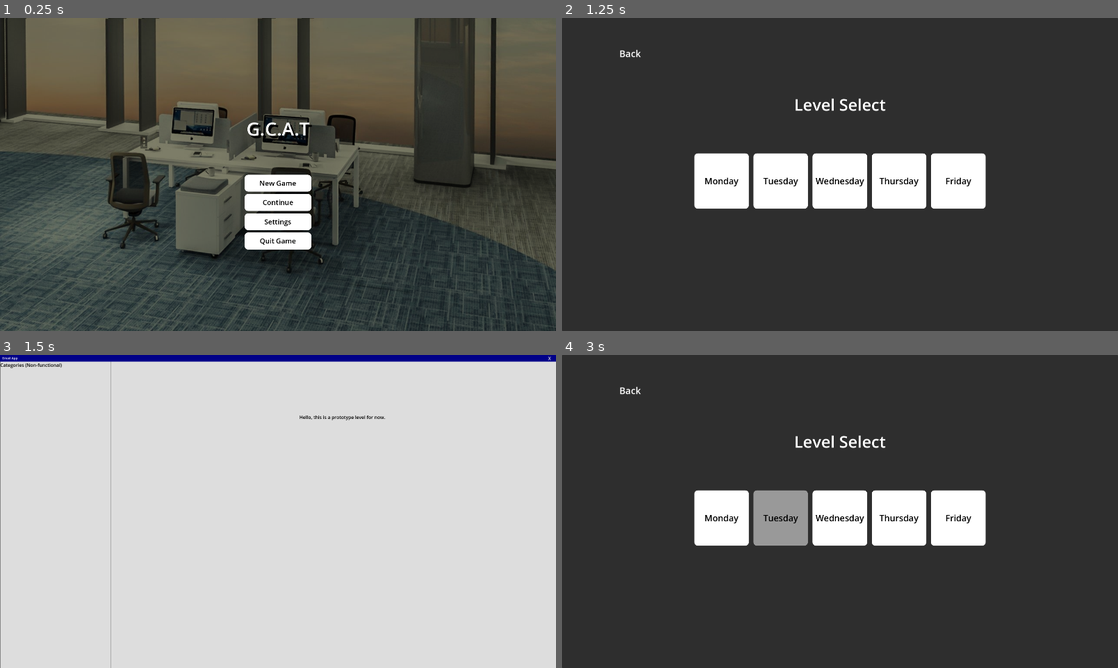
Above: before the commit, frames 1-4 (two rows, left to right).
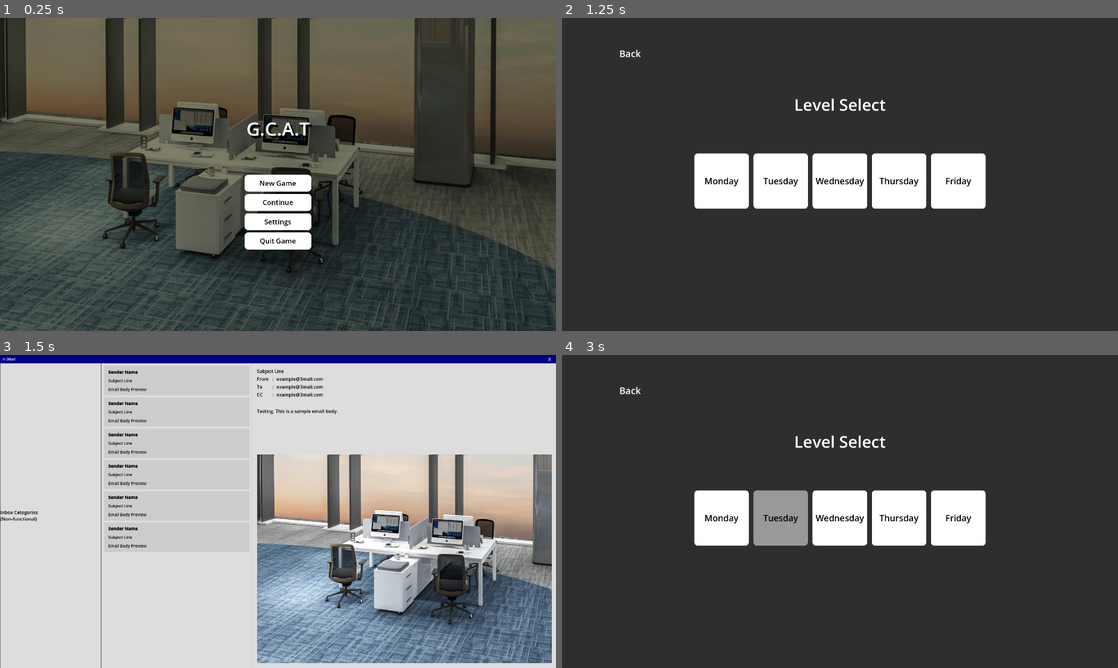
Above: after the commit, the same moments.

Repository: Wong-Kai-Lun/gamified-cybersecurity-awareness-training
Game: Godot game, scene res://main_menu/main_menu.tscn
Two runs of this game, one before a commit and one after it. Both use one fixed random seed, a clock stepped at 60 frames per second and the inputs below.
Inputs:
- Up to frame 1 (0.25 s): no input
- Up to frame 2 (1.25 s): click "New Game" at 0.5 s
- Up to frame 3 (1.5 s): click "Monday" at 1.25 s
- Up to frame 4 (3 s): click "X" at 2 s; click "Tuesday" at 2.75 s

Frames 1-2 are identical in both runs. In frame 3, 34% of the frame differs, in the area x 0-100%, y 0-100%; in frame 4, nothing differs.

Commit message:
Game Scene Progress
- IncomingEmailContainer can now properly house incoming emails.
- Added Email Body Components

Diff:
--- a/godot/game_scene/email_client.tscn
+++ b/godot/game_scene/email_client.tscn
@@ -1,6 +1,7 @@
-[gd_scene load_steps=9 format=3 uid="uid://bbgflyqj2urou"]
+[gd_scene load_steps=11 format=3 uid="uid://bbgflyqj2urou"]
 
 [ext_resource type="Script" path="res://game_scene/email_client.gd" id="1_smk6c"]
+[ext_resource type="PackedScene" uid="uid://teyfqe5jhxwj" path="res://game_scene/incoming_email.tscn" id="2_w5208"]
 
 [sub_resource type="StyleBoxFlat" id="StyleBoxFlat_ld5jx"]
 bg_color = Color(0, 0, 0.533333, 1)
@@ -21,8 +22,12 @@
 [sub_resource type="StyleBoxFlat" id="StyleBoxFlat_hvtvm"]
 bg_color = Color(0.866667, 0.866667, 0.866667, 1)
 border_width_left = 1
-border_width_right = 1
 border_color = Color(0.2, 0.2, 0.2, 1)
+
+[sub_resource type="StyleBoxFlat" id="StyleBoxFlat_matxl"]
+bg_color = Color(0.866667, 0.866667, 0.866667, 1)
+border_width_left = 1
+border_color = Color(0, 0, 0, 1)
 
 [node name="EmailClient" type="Control"]
 layout_mode = 3
@@ -53,13 +58,13 @@
 layout_mode = 2
 size_flags_horizontal = 3
 theme_override_constants/margin_left = 8
-theme_override_constants/margin_top = 2
-theme_override_constants/margin_bottom = 2
+theme_override_constants/margin_top = 6
+theme_override_constants/margin_bottom = 6
 
 [node name="WindowTitle" type="Label" parent="ProgramVBox/TitleBar/HBoxContainer/MarginContainer"]
 layout_mode = 2
-theme_override_font_sizes/font_size = 11
-text = "Email App
+theme_override_font_sizes/font_size = 12
+text = "✉ 3Mail
 "
 
 [node name="Close" type="Button" parent="ProgramVBox/TitleBar/HBoxContainer"]
@@ -73,63 +78,190 @@
 text = "    X    "
 icon_alignment = 1
 
-[node name="EmailClientBG" type="PanelContainer" parent="ProgramVBox"]
+[node name="EmailClientPanelContainer" type="PanelContainer" parent="ProgramVBox"]
 layout_mode = 2
 size_flags_vertical = 3
 theme_override_styles/panel = SubResource("StyleBoxFlat_a6kie")
 
-[node name="HBoxContainer" type="HBoxContainer" parent="ProgramVBox/EmailClientBG"]
+[node name="HBoxContainer" type="HBoxContainer" parent="ProgramVBox/EmailClientPanelContainer"]
 layout_mode = 2
 theme_override_constants/separation = -1
 
-[node name="Categories" type="PanelContainer" parent="ProgramVBox/EmailClientBG/HBoxContainer"]
+[node name="Categories" type="PanelContainer" parent="ProgramVBox/EmailClientPanelContainer/HBoxContainer"]
+layout_mode = 2
+size_flags_horizontal = 3
+theme_override_styles/panel = SubResource("StyleBoxFlat_hvtvm")
+
+[node name="CategoriesContainer" type="VBoxContainer" parent="ProgramVBox/EmailClientPanelContainer/HBoxContainer/Categories"]
+layout_mode = 2
+size_flags_horizontal = 3
+
+[node name="RichTextLabel2" type="RichTextLabel" parent="ProgramVBox/EmailClientPanelContainer/HBoxContainer/Categories"]
+layout_mode = 2
+size_flags_vertical = 4
+focus_mode = 2
+theme_override_colors/default_color = Color(0, 0, 0, 1)
+text = "Inbox Categories
+(Non-functional)"
+fit_content = true
+selection_enabled = true
+drag_and_drop_selection_enabled = false
+
+[node name="IncomingEmail" type="PanelContainer" parent="ProgramVBox/EmailClientPanelContainer/HBoxContainer"]
 layout_mode = 2
 size_flags_horizontal = 3
 size_flags_stretch_ratio = 1.5
 theme_override_styles/panel = SubResource("StyleBoxFlat_hvtvm")
 
-[node name="CategoriesContainer" type="VBoxContainer" parent="ProgramVBox/EmailClientBG/HBoxContainer/Categories"]
-layout_mode = 2
-size_flags_horizontal = 3
-
-[node name="RichTextLabel2" type="RichTextLabel" parent="ProgramVBox/EmailClientBG/HBoxContainer/Categories"]
-layout_mode = 2
-focus_mode = 2
-theme_override_colors/default_color = Color(0, 0, 0, 1)
-text = "Categories (Non-functional)"
-selection_enabled = true
-drag_and_drop_selection_enabled = false
-
-[node name="IncomingEmail" type="PanelContainer" parent="ProgramVBox/EmailClientBG/HBoxContainer"]
-layout_mode = 2
-size_flags_horizontal = 3
-size_flags_stretch_ratio = 2.0
-theme_override_styles/panel = SubResource("StyleBoxFlat_hvtvm")
-
-[node name="IncomingEmailContainer" type="VBoxContainer" parent="ProgramVBox/EmailClientBG/HBoxContainer/IncomingEmail"]
-layout_mode = 2
-size_flags_horizontal = 3
-
-[node name="EmailBody" type="Control" parent="ProgramVBox/EmailClientBG/HBoxContainer"]
-layout_mode = 2
-size_flags_horizontal = 3
-size_flags_stretch_ratio = 4.0
-
-[node name="RichTextLabel" type="RichTextLabel" parent="ProgramVBox/EmailClientBG/HBoxContainer/EmailBody"]
-layout_mode = 1
-anchors_preset = 15
-anchor_right = 1.0
-anchor_bottom = 1.0
-offset_left = 140.0
-offset_top = 180.0
-offset_right = -149.0
-offset_bottom = -172.0
-grow_horizontal = 2
-grow_vertical = 2
-focus_mode = 2
-theme_override_colors/default_color = Color(0, 0, 0, 1)
-text = "Hello, this is a prototype level for now."
-selection_enabled = true
-drag_and_drop_selection_enabled = false
+[node name="ScrollContainer" type="ScrollContainer" parent="ProgramVBox/EmailClientPanelContainer/HBoxContainer/IncomingEmail"]
+layout_mode = 2
+
+[node name="MarginContainer" type="MarginContainer" parent="ProgramVBox/EmailClientPanelContainer/HBoxContainer/IncomingEmail/ScrollContainer"]
+layout_mode = 2
+size_flags_horizontal = 3
+size_flags_vertical = 3
+theme_override_constants/margin_left = 10
+theme_override_constants/margin_top = 10
+theme_override_constants/margin_right = 10
+theme_override_constants/margin_bottom = 10
+
+[node name="IncomingEmailVBox" type="VBoxContainer" parent="ProgramVBox/EmailClientPanelContainer/HBoxContainer/IncomingEmail/ScrollContainer/MarginContainer"]
+layout_mode = 2
+size_flags_horizontal = 3
+theme_override_constants/separation = 8
+
+[node name="IncomingEmail" parent="ProgramVBox/EmailClientPanelContainer/HBoxContainer/IncomingEmail/ScrollContainer/MarginContainer/IncomingEmailVBox" instance=ExtResource("2_w5208")]
+layout_mode = 2
+
+[node name="IncomingEmail2" parent="ProgramVBox/EmailClientPanelContainer/HBoxContainer/IncomingEmail/ScrollContainer/MarginContainer/IncomingEmailVBox" instance=ExtResource("2_w5208")]
+layout_mode = 2
+
+[node name="IncomingEmail3" parent="ProgramVBox/EmailClientPanelContainer/HBoxContainer/IncomingEmail/ScrollContainer/MarginContainer/IncomingEmailVBox" instance=ExtResource("2_w5208")]
+layout_mode = 2
+
+[node name="IncomingEmail4" parent="ProgramVBox/EmailClientPanelContainer/HBoxContainer/IncomingEmail/ScrollContainer/MarginContainer/IncomingEmailVBox" instance=ExtResource("2_w5208")]
+layout_mode = 2
+
+[node name="IncomingEmail5" parent="ProgramVBox/EmailClientPanelContainer/HBoxContainer/IncomingEmail/ScrollContainer/MarginContainer/IncomingEmailVBox" instance=ExtResource("2_w5208")]
+layout_mode = 2
+
+[node name="IncomingEmail6" parent="ProgramVBox/EmailClientPanelContainer/HBoxContainer/IncomingEmail/ScrollContainer/MarginContainer/IncomingEmailVBox" instance=ExtResource("2_w5208")]
+layout_mode = 2
+
+[node name="EmailBody" type="PanelContainer" parent="ProgramVBox/EmailClientPanelContainer/HBoxContainer"]
+layout_mode = 2
+size_flags_horizontal = 3
+size_flags_stretch_ratio = 3.0
+theme_override_styles/panel = SubResource("StyleBoxFlat_matxl")
+
+[node name="MarginContainer" type="MarginContainer" parent="ProgramVBox/EmailClientPanelContainer/HBoxContainer/EmailBody"]
+layout_mode = 2
+theme_override_constants/margin_left = 15
+theme_override_constants/margin_top = 15
+theme_override_constants/margin_right = 15
+theme_override_constants/margin_bottom = 15
+
+[node name="VBoxContainer" type="VBoxContainer" parent="ProgramVBox/EmailClientPanelContainer/HBoxContainer/EmailBody/MarginContainer"]
+layout_mode = 2
+
+[node name="SubjectRTL" type="RichTextLabel" parent="ProgramVBox/EmailClientPanelContainer/HBoxContainer/EmailBody/MarginContainer/VBoxContainer"]
+layout_mode = 2
+theme_override_colors/default_color = Color(0, 0, 0, 1)
+text = "Subject Line"
+fit_content = true
+
+[node name="FromSection" type="HBoxContainer" parent="ProgramVBox/EmailClientPanelContainer/HBoxContainer/EmailBody/MarginContainer/VBoxContainer"]
+layout_mode = 2
+
+[node name="FromLbl" type="Label" parent="ProgramVBox/EmailClientPanelContainer/HBoxContainer/EmailBody/MarginContainer/VBoxContainer/FromSection"]
+custom_minimum_size = Vector2(45, 0)
+layout_mode = 2
+theme_override_colors/font_color = Color(0, 0, 0, 1)
+text = "From"
+
+[node name="ColonLbl" type="Label" parent="ProgramVBox/EmailClientPanelContainer/HBoxContainer/EmailBody/MarginContainer/VBoxContainer/FromSection"]
+custom_minimum_size = Vector2(15, 0)
+layout_mode = 2
+theme_override_colors/font_color = Color(0, 0, 0, 1)
+text = ":"
+horizontal_alignment = 1
+
+[node name="FromRTL" type="RichTextLabel" parent="ProgramVBox/EmailClientPanelContainer/HBoxContainer/EmailBody/MarginContainer/VBoxContainer/FromSection"]
+layout_mode = 2
+size_flags_horizontal = 3
+theme_override_colors/default_color = Color(0, 0, 0, 1)
+text = "example@3mail.com"
+fit_content = true
+
+[node name="ToSection" type="HBoxContainer" parent="ProgramVBox/EmailClientPanelContainer/HBoxContainer/EmailBody/MarginContainer/VBoxContainer"]
+layout_mode = 2
+
+[node name="ToLbl" type="Label" parent="ProgramVBox/EmailClientPanelContainer/HBoxContainer/EmailBody/MarginContainer/VBoxContainer/ToSection"]
+custom_minimum_size = Vector2(45, 0)
+layout_mode = 2
+theme_override_colors/font_color = Color(0, 0, 0, 1)
+text = "To"
+
+[node name="ColonLbl" type="Label" parent="ProgramVBox/EmailClientPanelContainer/HBoxContainer/EmailBody/MarginContainer/VBoxContainer/ToSection"]
+custom_minimum_size = Vector2(15, 0)
+layout_mode = 2
+theme_override_colors/font_color = Color(0, 0, 0, 1)
+text = ":"
+horizontal_alignment = 1
+
+[node name="ToRTL" type="RichTextLabel" parent="ProgramVBox/EmailClientPanelContainer/HBoxContainer/EmailBody/MarginContainer/VBoxContainer/ToSection"]
+layout_mode = 2
+size_flags_horizontal = 3
+theme_override_colors/default_color = Color(0, 0, 0, 1)
+text = "example@3mail.com"
+fit_content = true
+
+[node name="CCSection" type="HBoxContainer" parent="ProgramVBox/EmailClientPanelContainer/HBoxContainer/EmailBody/MarginContainer/VBoxContainer"]
+layout_mode = 2
+
+[node name="CCLbl" type="Label" parent="ProgramVBox/EmailClientPanelContainer/HBoxContainer/EmailBody/MarginContainer/VBoxContainer/CCSection"]
+custom_minimum_size = Vector2(45, 0)
+layout_mode = 2
+theme_override_colors/font_color = Color(0, 0, 0, 1)
+text = "CC"
+
+[node name="ColonLbl" type="Label" parent="ProgramVBox/EmailClientPanelContainer/HBoxContainer/EmailBody/MarginContainer/VBoxContainer/CCSection"]
+custom_minimum_size = Vector2(15, 0)
+layout_mode = 2
+theme_override_colors/font_color = Color(0, 0, 0, 1)
+text = ":"
+horizontal_alignment = 1
+
+[node name="CCRTL" type="RichTextLabel" parent="ProgramVBox/EmailClientPanelContainer/HBoxContainer/EmailBody/MarginContainer/VBoxContainer/CCSection"]
+layout_mode = 2
+size_flags_horizontal = 3
+theme_override_colors/default_color = Color(0, 0, 0, 1)
+text = "example@3mail.com"
+fit_content = true
+
+[node name="MarginContainer" type="MarginContainer" parent="ProgramVBox/EmailClientPanelContainer/HBoxContainer/EmailBody/MarginContainer/VBoxContainer"]
+layout_mode = 2
+size_flags_vertical = 3
+theme_override_constants/margin_top = 30
+
+[node name="ScrollContainer" type="ScrollContainer" parent="ProgramVBox/EmailClientPanelContainer/HBoxContainer/EmailBody/MarginContainer/VBoxContainer/MarginContainer"]
+layout_mode = 2
+size_flags_vertical = 3
+
+[node name="RichTextLabel" type="RichTextLabel" parent="ProgramVBox/EmailClientPanelContainer/HBoxContainer/EmailBody/MarginContainer/VBoxContainer/MarginContainer/ScrollContainer"]
+layout_mode = 2
+size_flags_horizontal = 3
+size_flags_vertical = 3
+theme_override_colors/default_color = Color(0, 0, 0, 1)
+bbcode_enabled = true
+text = "Testing. This is a sample email body.
+
+
+
+
+
+
+[img]res://main_menu/sample.jpg[/img]"
+fit_content = true
 
 [connection signal="pressed" from="ProgramVBox/TitleBar/HBoxContainer/Close" to="." method="_on_close_pressed"]
--- /dev/null
+++ b/godot/game_scene/incoming_email.tscn
@@ -0,0 +1,69 @@
+[gd_scene load_steps=2 format=3 uid="uid://teyfqe5jhxwj"]
+
+[sub_resource type="StyleBoxFlat" id="StyleBoxFlat_tjmih"]
+bg_color = Color(0.8, 0.8, 0.8, 1)
+
+[node name="IncomingEmail" type="Control"]
+custom_minimum_size = Vector2(0, 100)
+layout_mode = 3
+anchors_preset = 15
+anchor_right = 1.0
+anchor_bottom = 1.0
+offset_right = -980.0
+offset_bottom = -620.0
+grow_horizontal = 2
+grow_vertical = 2
+
+[node name="PanelContainer" type="PanelContainer" parent="."]
+layout_mode = 1
+anchors_preset = 15
+anchor_right = 1.0
+anchor_bottom = 1.0
+grow_horizontal = 2
+grow_vertical = 2
+theme_override_styles/panel = SubResource("StyleBoxFlat_tjmih")
+
+[node name="MarginContainer" type="MarginContainer" parent="PanelContainer"]
+layout_mode = 2
+theme_override_constants/margin_left = 15
+theme_override_constants/margin_top = 0
+theme_override_constants/margin_right = 15
+theme_override_constants/margin_bottom = 0
+
+[node name="VBoxContainer" type="VBoxContainer" parent="PanelContainer/MarginContainer"]
+layout_mode = 2
+theme_override_constants/separation = -10
+
+[node name="SenderNameRTL" type="RichTextLabel" parent="PanelContainer/MarginContainer/VBoxContainer"]
+layout_mode = 2
+size_flags_vertical = 6
+theme_override_colors/default_color = Color(0, 0, 0, 1)
+theme_override_font_sizes/normal_font_size = 14
+theme_override_font_sizes/bold_font_size = 15
+bbcode_enabled = true
+text = "[b]Sender Name"
+fit_content = true
+scroll_active = false
+drag_and_drop_selection_enabled = false
+
+[node name="SubjectLineRTL" type="RichTextLabel" parent="PanelContainer/MarginContainer/VBoxContainer"]
+layout_mode = 2
+size_flags_vertical = 6
+theme_override_colors/default_color = Color(0, 0, 0, 1)
+theme_override_font_sizes/normal_font_size = 14
+theme_override_font_sizes/bold_font_size = 15
+bbcode_enabled = true
+text = "Subject Line"
+fit_content = true
+scroll_active = false
+
+[node name="BodyPreviewRTL" type="RichTextLabel" parent="PanelContainer/MarginContainer/VBoxContainer"]
+layout_mode = 2
+size_flags_vertical = 6
+theme_override_colors/default_color = Color(0, 0, 0, 1)
+theme_override_font_sizes/normal_font_size = 14
+theme_override_font_sizes/bold_font_size = 15
+bbcode_enabled = true
+text = "Email Body Preview"
+fit_content = true
+scroll_active = false
